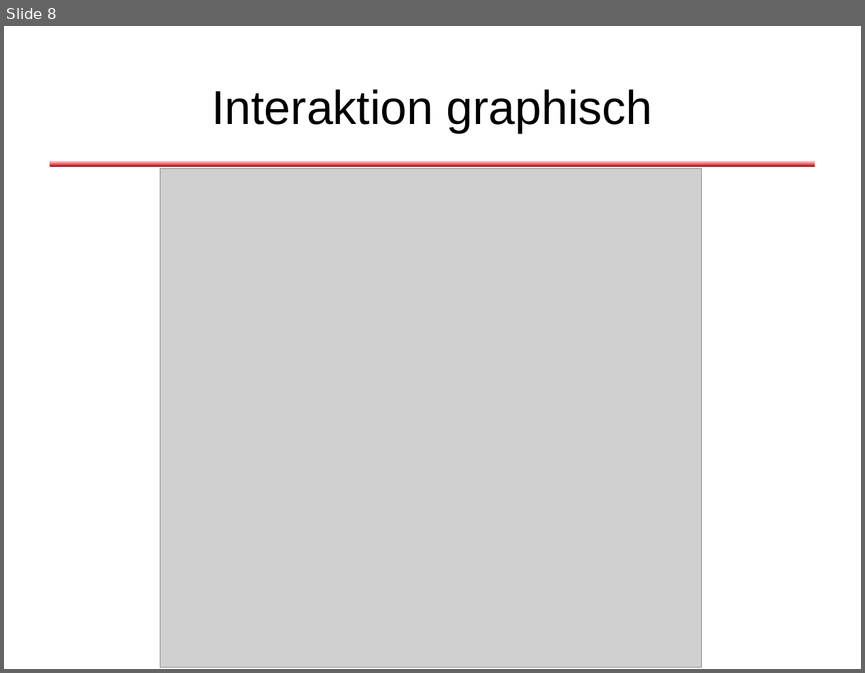
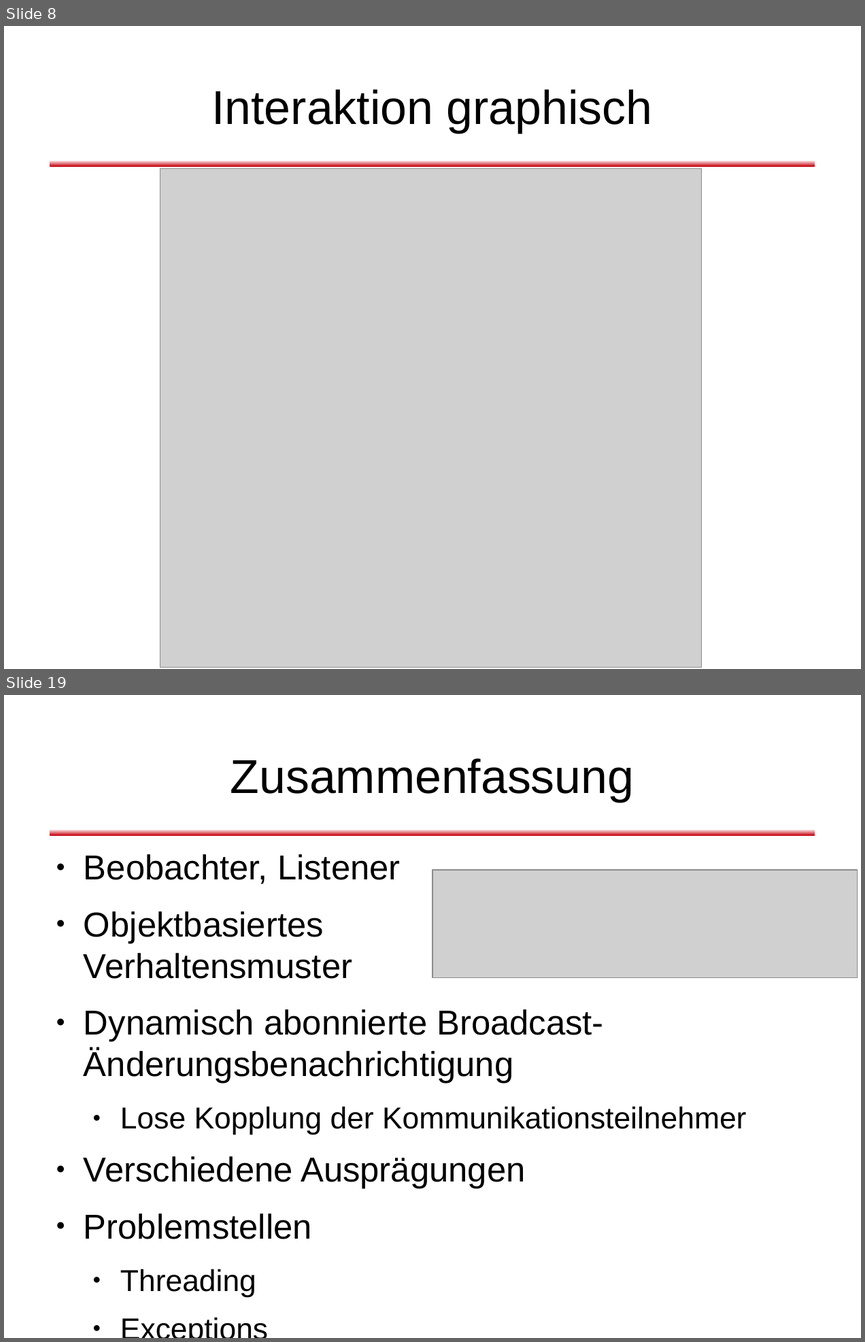
Before and after one commit to dlindner/vorlesung-se2-dhbw, a slide deck: added_2012/Entwurfsmuster - Beobachter.odp. Shown one above the other, each under a label of ours: slide 8 before the commit, slides 8 and 19 after it; the slides between them are not shown. The pictures are 865x673 and 865x1342 pixels, drawn with LibreOffice and Linux fonts; fonts in the diff are those of the drawing; grey boxes stand for pictures; background and template pictures are left out. Boxes give left, top, right and bottom in pixels: in the first picture for what was removed or moved away, otherwise in the second. Text is boxed around its words. In the diff, an @@ line names an element or a change of style, - is before the commit and + after.

Commit message:
Vorlesungseinheit "Beobachter", 2012er Jahrgang

```diff
--- a/added_2012/Entwurfsmuster - Beobachter.odp
+++ b/added_2012/Entwurfsmuster - Beobachter.odp
@@ slide 19 added at bbox=[4, 695, 861, 1338], background #FFFFFF; not listed: 1 template element that a slide beside it also shows @@
@@ title added at bbox=[230, 758, 634, 802], 44 pt, text #000000 @@
+Zusammenfassung
@@ text added at bbox=[84, 854, 746, 1297], 32 pt, text #000000 @@
+● Beobachter, Listener
+● Objektbasiertes
+  Verhaltensmuster
+● Dynamisch abonnierte Broadcast-Änderungsbenachrichtigung
+  ● Lose Kopplung der Kommunikationsteilnehmer
+● Verschiedene Ausprägungen
+● Problemstellen
+  ● Threading
+  ● Exceptions
@@ picture added at bbox=[432, 870, 857, 977] @@
```
Also in this commit, not shown: 10 other slides added, 6 slides removed.
